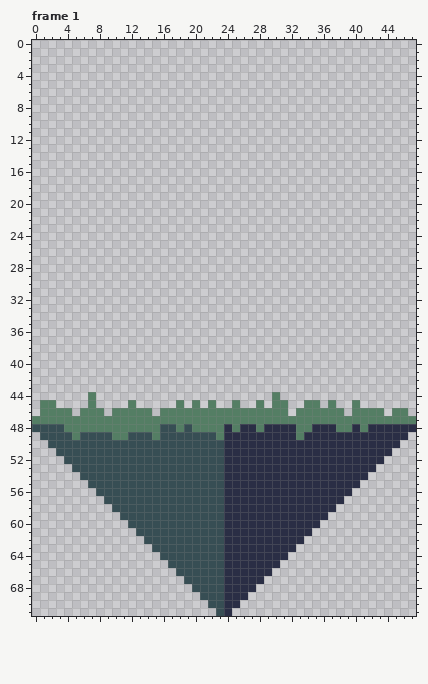
Pixel-art file: resources/asesprite/Blocks-Grass-Slopes-Corners.aseprite. Above: the version before the commit.
48x72 pixels, 6 frames. Colours within 5 levels of each other are drawn and written as one. Shown: frame 1. The commit also changed other frames, which this record leaves out.
The same view after the edit:
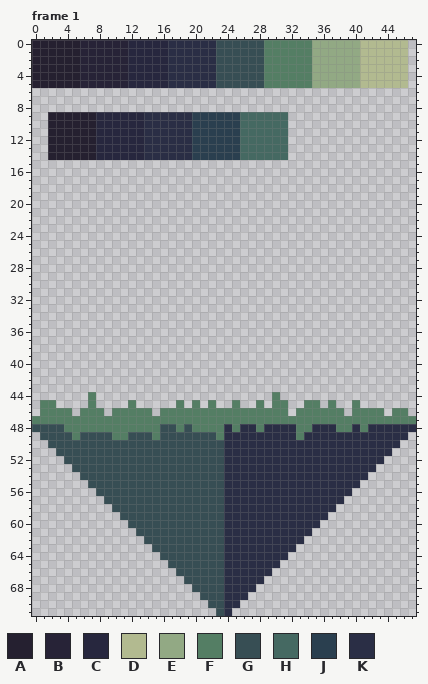
Palette (. is transparent): A #252030  B #272337  C #27273e  D #b2ba90  E #92a984  F #547e64  G #374e54  H #456962  J #2a3f4f  K #2a2e45
What changed:
layer "Palette" now shown
Frame 1, layer "Palette":
There is now colour A in rows 0 to 5 at x 0 to 5; in rows 9 to 14 at x 2 to 7.
There is now colour B in rows 0 to 5 at x 6 to 11.
There is now colour C in rows 0 to 5 at x 12 to 16; in rows 9 to 14 at x 8 to 13.
There is now colour D in rows 0 to 5 at x 41 to 46.
There is now colour E in rows 0 to 5 at x 35 to 40.
There is now colour F in rows 0 to 5 at x 29 to 34.
There is now colour G in rows 0 to 5 at x 23 to 28.
There is now colour H in rows 9 to 14 at x 26 to 31.
There is now colour J in rows 9 to 14 at x 20 to 25.
There is now colour K in rows 0 to 5 at x 17 to 22; in rows 9 to 14 at x 14 to 19.
